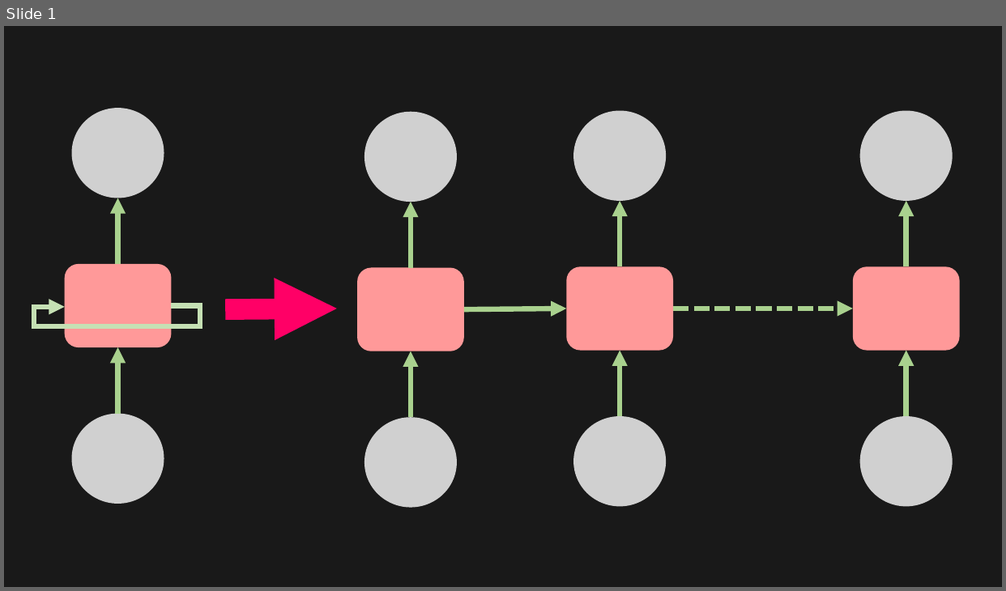
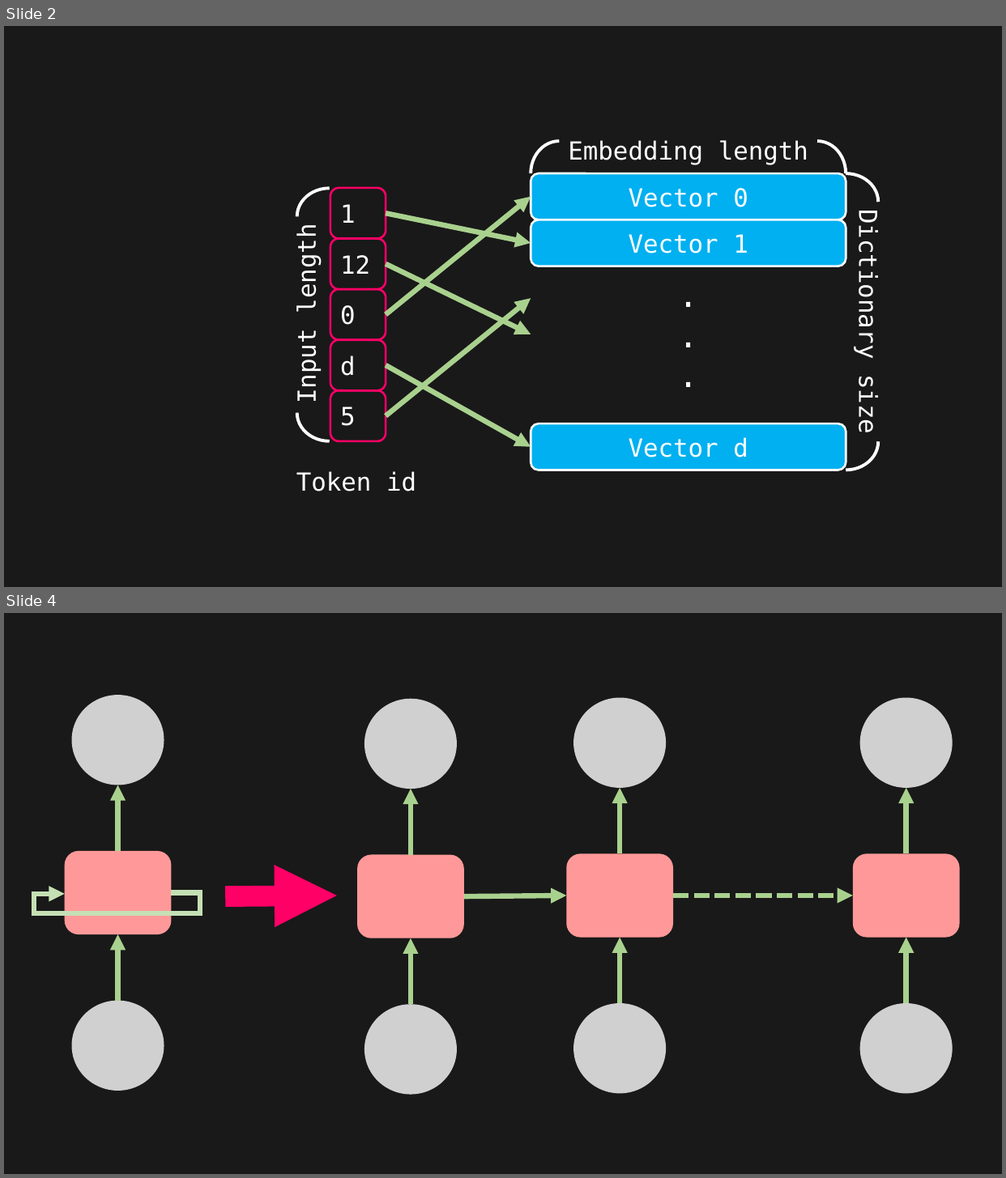
Before and after one commit to toonnyy8/PPT, a slide deck: Attention-is-all-you-need/image.pptx. Shown one above the other, each under a label of ours: slide 1 before the commit, slides 2 and 4 after it; the slides between them are not shown. The pictures are 1006x591 and 1006x1178 pixels, drawn with LibreOffice and Linux fonts; fonts in the diff are those of the drawing; grey boxes stand for pictures. Boxes give left, top, right and bottom in pixels: in the first picture for what was removed or moved away, otherwise in the second. Text is boxed around its words. In the diff, an @@ line names an element or a change of style, - is before the commit and + after.

```diff
--- a/Attention-is-all-you-need/image.pptx
+++ b/Attention-is-all-you-need/image.pptx
@@ slide 2 added at <box>4,26,1002,587</box>, background #191919 @@
@@ arc (boxed as its full ellipse) added at <box>531,141,588,207</box>, outline #FFFFFF 3 pt @@
@@ rounded rectangle added at <box>531,127,846,173</box>, 24 pt, text #FFFFFF @@
+Embedding length
@@ arc (boxed as its full ellipse) added at <box>790,141,846,207</box>, outline #FFFFFF 3 pt @@
@@ rounded rectangle added at <box>283,181,329,447</box>, 24 pt, text #FFFFFF @@
+Input length
@@ arc (boxed as its full ellipse) added at <box>297,188,362,245</box>, outline #FFFFFF 3 pt @@
@@ rounded rectangle added at <box>330,188,386,238</box>, outline #FF0066 2 pt, 24 pt, text #FFFFFF @@
+1
@@ rounded rectangle added at <box>531,173,846,220</box>, fill #00B0F0, outline #FFFFFF 2 pt, 24 pt, text #FFFFFF @@
+Vector 0
@@ arc (boxed as its full ellipse) added at <box>814,174,879,231</box>, outline #FFFFFF 3 pt @@
@@ rounded rectangle added at <box>846,189,893,455</box>, 24 pt, text #FFFFFF @@
+Dictionary size
@@ arrow added from (386, 213) to (531, 243), #A9D18E 5 pt @@
@@ arrow added from (386, 315) to (531, 197), #A9D18E 5 pt @@
@@ rounded rectangle added at <box>531,220,846,267</box>, fill #00B0F0, outline #FFFFFF 2 pt, 24 pt, text #FFFFFF @@
+Vector 1
@@ rounded rectangle added at <box>330,238,386,289</box>, outline #FF0066 2 pt, 24 pt, text #FFFFFF @@
+12
@@ arrow added from (386, 264) to (531, 335), #A9D18E 5 pt @@
@@ rounded rectangle added at <box>330,289,386,340</box>, outline #FF0066 2 pt, 24 pt, text #FFFFFF @@
+0
@@ arrow added from (386, 416) to (531, 298), #A9D18E 5 pt @@
@@ text added at <box>531,311,846,357</box>, 32 pt, text #FFFFFF @@
+.
+.
+.
@@ rounded rectangle added at <box>330,340,386,391</box>, outline #FF0066 2 pt, 24 pt, text #FFFFFF @@
+d
@@ arrow added from (386, 365) to (531, 447), #A9D18E 5 pt @@
@@ arc (boxed as its full ellipse) added at <box>297,385,362,442</box>, outline #FFFFFF 3 pt @@
@@ rounded rectangle added at <box>330,390,386,442</box>, outline #FF0066 2 pt, 24 pt, text #FFFFFF @@
+5
@@ arc (boxed as its full ellipse) added at <box>814,413,879,471</box>, outline #FFFFFF 3 pt @@
@@ rounded rectangle added at <box>531,425,846,471</box>, fill #00B0F0, outline #FFFFFF 2 pt, 24 pt, text #FFFFFF @@
+Vector d
@@ text added at <box>296,472,416,492</box>, 24 pt, text #FFFFFF @@
+Token id
@@ what was slide 1 is now slide 4 @@
```
Also in this commit, not shown: 2 other slides added, 1 slide removed, 1 other file.
